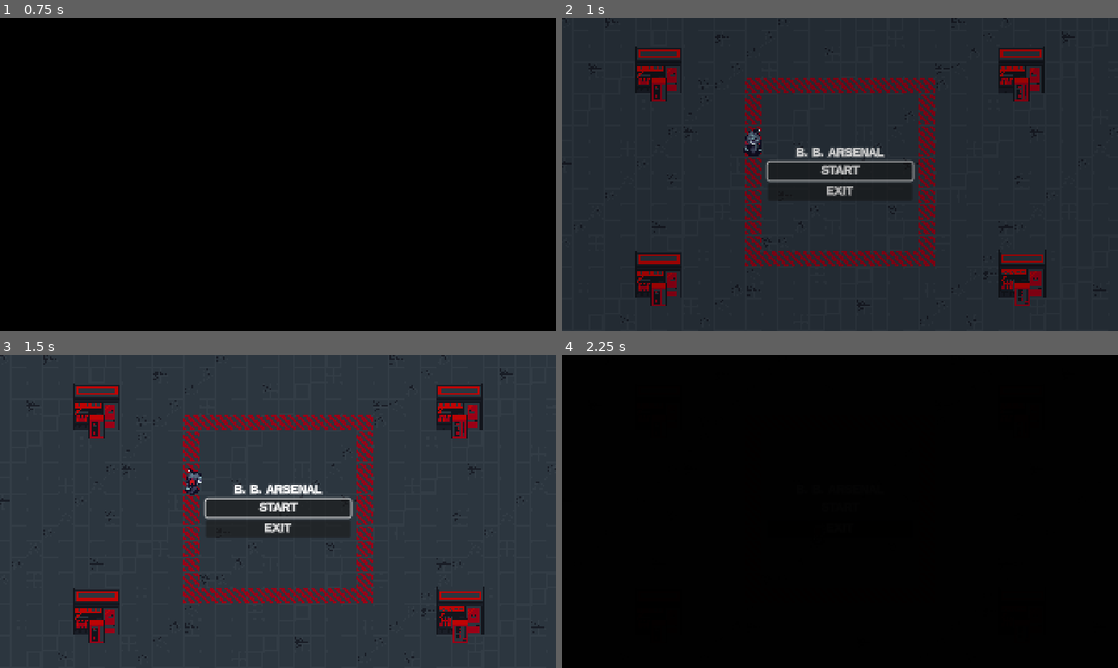
Above: before the commit, frames 1-4 (two rows, left to right).
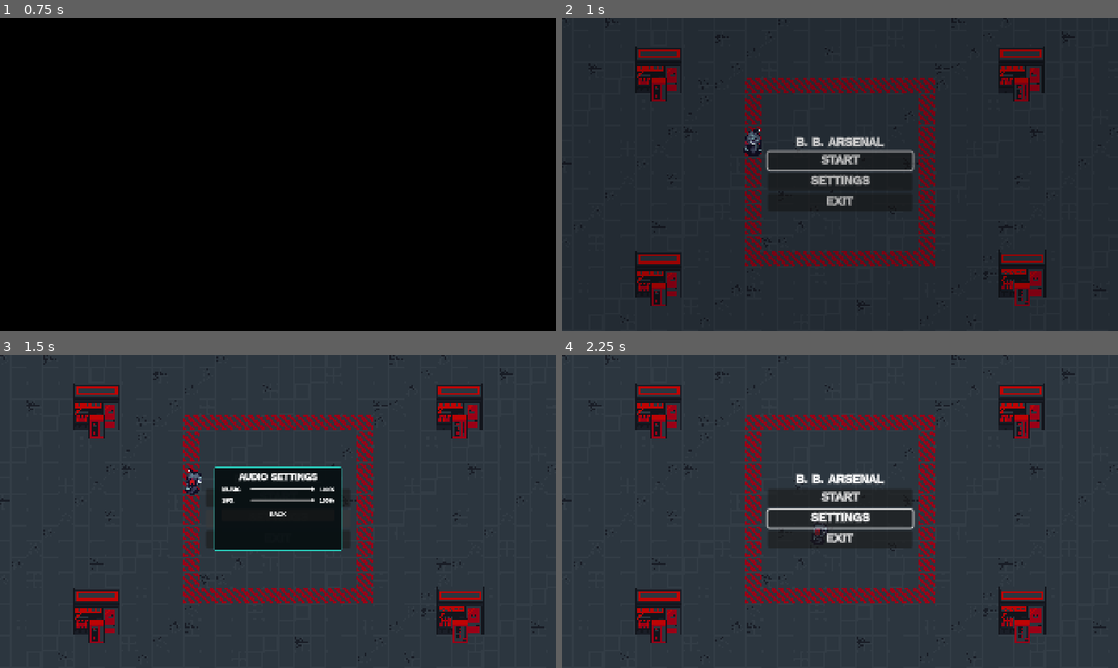
Above: after the commit, the same moments.

Repository: Oncomito/BBArsenal
Game: Godot game, scene res://scenes/ui/splash.tscn
The game is run twice, just before and just after one commit, with the same random seed, the same clock (stepped at 60 frames per second) and the same inputs.
Inputs (mouse positions are in pixels of both pictures, inside the frame that each line leads up to):
- Up to frame 1 (0.75 s): tap Enter (kb_enter) at 0.5 s; move the mouse to (400, 158) at 0.52 s; hold D (player_right) from 0.53 s (still down); hold Space (player_dash) from 0.53 s (still down); click (400, 158) at 0.67 s
- Up to frame 2 (1 s): keep holding D (player_right); keep holding Space (player_dash); tap F (player_parry) at 0.8 s
- Up to frame 3 (1.5 s): release D (player_right) at 1.25 s; release Space (player_dash) at 1.25 s; click (278, 517) at 1.25 s, where only the run after the commit has a clickable "settings"
- Up to frame 4 (2.25 s): click (840, 514) at 2 s, where only the run after the commit has a clickable "BACK"

Frame 1 is identical in both runs. In frame 2, 2.4% of the frame differs, in the area x 36-64%, y 37-60%; in frame 3, 4.6%; in frame 4, 100%, in the area x 0-100%, y 0-100%.

Commit message:
adding settings ui, nerfing mecha fireball damage

Diff:
--- a/scenes/enemies/mecha.gd
+++ b/scenes/enemies/mecha.gd
@@ -215,12 +215,13 @@
 func _shoot_at_player() -> void:
 	if not is_instance_valid(player):
 		return
+	AudioManager.play_sfx("fireball")
 	ProjectileManager.spawn_projectile(
 		"fireball",
 		{
 			"spawn_point": global_position + Vector2(0.0, -192),
 			"target": player,
-			"damage": 10.0,
+			"damage": 2.5,
 			"scale": Vector2(4, 4),
 			"speed": 1000.0,
 			"lifetime": 2.5
--- a/scenes/enemies/mecha.tscn
+++ b/scenes/enemies/mecha.tscn
@@ -61,7 +61,7 @@
 }]
 
 [sub_resource type="RectangleShape2D" id="RectangleShape2D_fvs4a"]
-size = Vector2(58.79188, 50.364258)
+size = Vector2(17.89318, 46.777885)
 
 [sub_resource type="CircleShape2D" id="CircleShape2D_3qjkr"]
 radius = 40.3907
@@ -83,7 +83,7 @@
 frame_progress = 0.6293927
 
 [node name="CollisionShape2D" type="CollisionShape2D" parent="." unique_id=695283538]
-position = Vector2(2.5151305, -116)
+position = Vector2(-3.5000043, -36)
 rotation = -1.5707964
 scale = Vector2(3.9121046, 3.9121046)
 shape = SubResource("RectangleShape2D_fvs4a")
--- a/scenes/player/player.gd
+++ b/scenes/player/player.gd
@@ -28,7 +28,7 @@
 @export var max_energy: float = 100.0
 @export var dash_energy_cost: float = 20.0
 @export var dash_cooldown: float = 0.2
-@export var energy_regen_rate: float = 5.0
+@export var energy_regen_rate: float = 10.0
 @export var energy_regen_delay: float = 1.0
 @export var energy_exhausted_regen_delay: float = 1.5
 @export_range(0.1, 1.0, 0.05) var exhausted_speed_multiplier: float = 0.5
@@ -66,7 +66,7 @@
 var is_shield_active: bool = false
 var is_transitioning: bool = false
 var _dash_hit_enemies: Array = []
-var is_charging: bool = false
+var _locked_animation: String = ""
 
 var _shake_intensity: float = 0.0
 var _shake_timer: float = 0.0
@@ -307,7 +307,7 @@
 			get_viewport().set_input_as_handled()
 			_toggle_shield()
 	elif event.is_action_pressed("player_parry"):
-		if not is_dead and not get_tree().paused and not is_attacking and not is_shield_active and parry_cooldown_timer <= 0.0:
+		if not is_dead and not get_tree().paused and not is_attacking and not is_shield_active and not is_dashing and _locked_animation.is_empty() and parry_cooldown_timer <= 0.0:
 			get_viewport().set_input_as_handled()
 			_perform_parry()
 
@@ -317,8 +317,8 @@
 	_invulnerability_timer = maxf(_invulnerability_timer, parry_invulnerability_duration)
 	parry_cooldown_timer = parry_cooldown
 	parry_timer.start(0.1)
-	_play_animation("parry_" + facing_direction)
 	_check_parry()
+	_play_locked_animation("parry_" + facing_direction)
 
 func _check_parry() -> void:
 	for proj in get_tree().get_nodes_in_group("projectile"):
@@ -326,7 +326,6 @@
 			if global_position.distance_to(proj.global_position) <= 140.0:
 				proj.parry(self)
 				_update_facing_direction_to_object((proj as Node2D).global_position)
-				_play_animation("parry_" + facing_direction)
 				AudioManager.play_sfx("ting", 2.0, -8.0)
 				_on_successful_parry(proj.global_position)
 				return
@@ -352,7 +351,7 @@
 	if input_direction != Vector2.ZERO:
 		if not locked:
 			velocity = velocity.move_toward(input_direction * target_max_speed, acceleration * delta)
-			if not is_dashing or is_charging:
+			if _locked_animation.is_empty() and not is_dashing:
 				_update_facing_direction(input_direction)
 			if is_dashing:
 				_play_animation("run_" + facing_direction)
@@ -361,15 +360,13 @@
 	else:
 		if not locked:
 			velocity = velocity.move_toward(Vector2.ZERO, friction * delta)
-			if is_charging:
-				return
 			if is_dashing:
 				_play_animation("run_" + facing_direction)
 			elif not is_attacking:
 				_play_animation("idle_" + facing_direction)
 
 func can_dash() -> bool:
-	return dash_cooldown_timer <= 0.0 and energy > 0.0
+	return dash_cooldown_timer <= 0.0 and energy > 0.0 and not is_attacking and _locked_animation.is_empty()
 
 func _perform_dash(input_direction: Vector2) -> void:
 	if floor(energy / dash_energy_cost) < 1:
@@ -379,7 +376,6 @@
 		_deactivate_shield()
 
 	dash_cooldown_timer = dash_cooldown
-
 	energy = maxf(energy - dash_energy_cost, 0.0)
 
 	if energy <= 0.0:
@@ -396,7 +392,6 @@
 	_invulnerability_timer = maxf(_invulnerability_timer, dash_invulnerability_duration)
 	_dash_hit_enemies.clear()
 	dash_timer.start(0.16)
-
 	speed = normal_speed * dash_speed_multiplier
 
 	var dash_dir := input_direction
@@ -406,10 +401,8 @@
 		_update_facing_direction(dash_dir)
 
 	velocity = dash_dir * speed
-
 	flash_white(0.12)
-	is_charging = true
-	animated_sprite.play("charge_" + facing_direction)
+	_play_locked_animation("charge_" + facing_direction)
 
 func _get_current_move_speed() -> float:
 	if is_dashing:
@@ -507,6 +500,8 @@
 	is_dashing = false
 	speed = _get_current_move_speed()
 	acceleration = base_acceleration
+	if _locked_animation.begins_with("charge_"):
+		_locked_animation = ""
 	if not is_attacking and not is_transitioning:
 		var input_direction := Input.get_vector("player_left", "player_right", "player_up", "player_down")
 		if input_direction != Vector2.ZERO:
@@ -515,8 +510,14 @@
 			_play_animation("idle_" + facing_direction)
 
 func _play_animation(anim_name: String) -> void:
+	if not _locked_animation.is_empty():
+		return
 	if animated_sprite.animation != anim_name:
 		animated_sprite.play(anim_name)
+
+func _play_locked_animation(anim_name: String) -> void:
+	_locked_animation = anim_name
+	animated_sprite.play(anim_name)
 
 func get_dash_count() -> int:
 	if dash_energy_cost <= 0.0 or energy <= 0.0:
@@ -545,6 +546,7 @@
 	_invulnerability_timer = 0.0
 	is_dashing = false
 	is_attacking = false
+	_locked_animation = ""
 
 	velocity = Vector2.ZERO
 	if dash_timer:
@@ -610,6 +612,7 @@
 	_invulnerability_timer = 0.0
 	is_dashing = false
 	is_attacking = false
+	_locked_animation = ""
 	velocity = Vector2.ZERO
 	if dash_timer:
 		dash_timer.stop()
@@ -643,4 +646,16 @@
 
 
 func _on_animated_sprite_2d_animation_finished() -> void:
-	pass # Replace with function body.
+	if _locked_animation.is_empty() or animated_sprite.animation != _locked_animation:
+		return
+
+	_locked_animation = ""
+
+	if is_dead or is_transitioning or is_attacking:
+		return
+
+	var input_direction := Input.get_vector("player_left", "player_right", "player_up", "player_down")
+	if is_dashing or input_direction != Vector2.ZERO:
+		_play_animation("run_" + facing_direction)
+	else:
+		_play_animation("idle_" + facing_direction)
--- a/scenes/player/player.tscn
+++ b/scenes/player/player.tscn
@@ -258,19 +258,19 @@
 "speed": 8.0
 }, {
 "frames": [{
-"duration": 1.0,
+"duration": 1.2,
 "texture": ExtResource("21_fvjb1")
 }, {
-"duration": 1.0,
+"duration": 1.2,
 "texture": ExtResource("22_bysbl")
 }, {
-"duration": 1.0,
+"duration": 1.2,
 "texture": ExtResource("23_2wy34")
 }, {
-"duration": 1.0,
+"duration": 1.2,
 "texture": ExtResource("24_ymths")
 }, {
-"duration": 1.0,
+"duration": 1.2,
 "texture": ExtResource("25_3p0jd")
 }],
 "loop": 0,
@@ -278,19 +278,19 @@
 "speed": 10.0
 }, {
 "frames": [{
-"duration": 1.0,
+"duration": 1.2,
 "texture": ExtResource("26_7nf13")
 }, {
-"duration": 1.0,
+"duration": 1.2,
 "texture": ExtResource("27_0y4ya")
 }, {
-"duration": 1.0,
+"duration": 1.2,
 "texture": ExtResource("28_s050l")
 }, {
-"duration": 1.0,
+"duration": 1.2,
 "texture": ExtResource("29_4sw5w")
 }, {
-"duration": 1.0,
+"duration": 1.2,
 "texture": ExtResource("30_s4k4a")
 }],
 "loop": 0,
@@ -298,19 +298,19 @@
 "speed": 10.0
 }, {
 "frames": [{
-"duration": 1.0,
+"duration": 1.2,
 "texture": ExtResource("31_vkc6f")
 }, {
-"duration": 1.0,
+"duration": 1.2,
 "texture": ExtResource("32_21yht")
 }, {
-"duration": 1.0,
+"duration": 1.2,
 "texture": ExtResource("33_trum3")
 }, {
-"duration": 1.0,
+"duration": 1.2,
 "texture": ExtResource("34_4b1ex")
 }, {
-"duration": 1.0,
+"duration": 1.2,
 "texture": ExtResource("35_v8cnd")
 }],
 "loop": 0,
@@ -318,19 +318,19 @@
 "speed": 10.0
 }, {
 "frames": [{
-"duration": 1.0,
+"duration": 1.2,
 "texture": ExtResource("36_wuxn4")
 }, {
-"duration": 1.0,
+"duration": 1.2,
 "texture": ExtResource("37_46q5t")
 }, {
-"duration": 1.0,
+"duration": 1.2,
 "texture": ExtResource("38_5miun")
 }, {
-"duration": 1.0,
+"duration": 1.2,
 "texture": ExtResource("39_7u1tp")
 }, {
-"duration": 1.0,
+"duration": 1.2,
 "texture": ExtResource("40_pq1ih")
 }],
 "loop": 0,
@@ -482,8 +482,8 @@
 radius = 11.81794
 
 [sub_resource type="CapsuleShape2D" id="CapsuleShape2D_1mmru"]
-radius = 22.0
-height = 92.0
+radius = 34.0
+height = 108.0
 
 [node name="Player" type="CharacterBody2D" unique_id=1797968289 groups=["player"]]
 collision_mask = 6
@@ -499,9 +499,9 @@
 position = Vector2(1, -60)
 scale = Vector2(4, 4)
 sprite_frames = SubResource("SpriteFrames_player")
-animation = &"charge_left"
+animation = &"parry_up"
 autoplay = "idle_down"
-frame = 5
+frame = 4
 frame_progress = 1.0
 
 [node name="CollisionShape2D" type="CollisionShape2D" parent="." unique_id=966692073]
--- a/scenes/projectiles/projectile.gd
+++ b/scenes/projectiles/projectile.gd
@@ -62,10 +62,6 @@
 					parry(player)
 					return
 
-			if dist < 30.0:
-				Gamemanager.take_damage(damage)
-				_explode()
-				return
 	else:
 		for enemy in get_tree().get_nodes_in_group("enemy"):
 			if is_instance_valid(enemy) and not enemy.is_queued_for_deletion():
@@ -78,11 +74,7 @@
 		return
 	if not is_parried:
 		if body.is_in_group("player"):
-			if body.get("is_attacking"):
-				parry(body)
-				return
-			Gamemanager.take_damage(damage)
-			_explode()
+			return
 		elif body is TileMapLayer or body is StaticBody2D:
 			_explode()
 	else:
@@ -102,6 +94,15 @@
 				area.call("bounce_projectile", self)
 			else:
 				parry(area.get("player_ref"))
+			return
+		if area.name == "Hurtbox" or area.is_in_group("player_hurtbox"):
+			var player := area.get_parent() as Node2D
+			if is_instance_valid(player) and player.is_in_group("player"):
+				if player.get("is_attacking"):
+					parry(player)
+				else:
+					Gamemanager.take_damage(damage)
+					_explode()
 			return
 		if area.name == "Hitbox" or area.is_in_group("player_hitbox"):
 			var player := area.get_parent()
--- a/scenes/spawner/spawner.gd
+++ b/scenes/spawner/spawner.gd
@@ -6,7 +6,7 @@
 @export var enemy_scenes: Array[PackedScene] = [
 	preload("res://scenes/enemies/mecha.tscn")
 ]
-@export var max_enemies: int = 4
+@export var max_enemies: int = 2
 @export var min_player_distance: float = 250.0
 @export var base_enemies_per_level: int = 4
 @export var enemies_increase_per_level: int = 2
--- a/scenes/ui/hud.gd
+++ b/scenes/ui/hud.gd
@@ -2,8 +2,8 @@
 
 const PAUSE_MENU_SCENE := preload("res://scenes/ui/pause_menu.tscn")
 
-@onready var health_bar: ProgressBar = $health
-@onready var energy_bar: ProgressBar = $energy
+@onready var health_bar: ProgressBar = %health
+@onready var energy_bar: ProgressBar = $Panel/energy
 @onready var pause_button: Button = $Button
 @onready var levels_label: Label = get_node_or_null("levels")
 @onready var enemy_label: Label = get_node_or_null("levels/levels")
--- a/scenes/ui/hud.tscn
+++ b/scenes/ui/hud.tscn
@@ -10,12 +10,14 @@
 font = ExtResource("2_136eg")
 font_size = 24
 
-[sub_resource type="StyleBoxFlat" id="StyleBoxFlat_energy_bg"]
+[sub_resource type="StyleBoxFlat" id="StyleBoxFlat_136eg"]
 bg_color = Color(0.2, 0.16, 0.04, 0.85)
 corner_radius_top_left = 4
 corner_radius_top_right = 4
 corner_radius_bottom_right = 4
 corner_radius_bottom_left = 4
+
+[sub_resource type="StyleBoxEmpty" id="StyleBoxEmpty_vn0dp"]
 
 [sub_resource type="StyleBoxFlat" id="StyleBoxFlat_energy_fill"]
 bg_color = Color(0.95, 0.8, 0.1, 1)
@@ -23,6 +25,13 @@
 corner_radius_top_right = 4
 corner_radius_bottom_right = 4
 corner_radius_bottom_left = 4
+
+[sub_resource type="StyleBoxFlat" id="StyleBoxFlat_hwttb"]
+bg_color = Color(1, 1, 1, 0.88235295)
+corner_radius_top_left = 2
+corner_radius_top_right = 2
+corner_radius_bottom_right = 2
+corner_radius_bottom_left = 2
 
 [sub_resource type="StyleBoxFlat" id="StyleBoxFlat_health_bg"]
 bg_color = Color(0.18, 0.05, 0.05, 0.85)
@@ -73,19 +82,55 @@
 label_settings = SubResource("LabelSettings_1itfa")
 horizontal_alignment = 1
 
-[node name="energy" type="ProgressBar" parent="." unique_id=931576718]
+[node name="Panel" type="Panel" parent="." unique_id=773153633]
 layout_mode = 0
-offset_left = 46.5
+offset_left = 48.0
 offset_top = 1024.0
-offset_right = 521.0
-offset_bottom = 1046.5001
+offset_right = 522.0
+offset_bottom = 1047.0
+theme_override_styles/panel = SubResource("StyleBoxFlat_136eg")
+
+[node name="energy" type="ProgressBar" parent="Panel" unique_id=931576718]
+layout_mode = 0
+offset_left = -0.5
+offset_right = 474.0
+offset_bottom = 23.0
 mouse_filter = 2
-theme_override_styles/background = SubResource("StyleBoxFlat_energy_bg")
+theme_override_styles/background = SubResource("StyleBoxEmpty_vn0dp")
 theme_override_styles/fill = SubResource("StyleBoxFlat_energy_fill")
 value = 100.0
 show_percentage = false
 
+[node name="mark-1" type="Panel" parent="Panel" unique_id=311453294]
+layout_mode = 0
+offset_left = 373.0
+offset_right = 380.0
+offset_bottom = 23.0
+theme_override_styles/panel = SubResource("StyleBoxFlat_hwttb")
+
+[node name="mark-2" type="Panel" parent="Panel" unique_id=42256685]
+layout_mode = 0
+offset_left = 278.0
+offset_right = 285.0
+offset_bottom = 23.0
+theme_override_styles/panel = SubResource("StyleBoxFlat_hwttb")
+
+[node name="mark-3" type="Panel" parent="Panel" unique_id=453851376]
+layout_mode = 0
+offset_left = 183.0
+offset_right = 190.0
+offset_bottom = 23.0
+theme_override_styles/panel = SubResource("StyleBoxFlat_hwttb")
+
+[node name="mark-4" type="Panel" parent="Panel" unique_id=253173910]
+layout_mode = 0
+offset_left = 88.0
+offset_right = 95.0
+offset_bottom = 23.0
+theme_override_styles/panel = SubResource("StyleBoxFlat_hwttb")
+
 [node name="health" type="ProgressBar" parent="." unique_id=648273595]
+unique_name_in_owner = true
 layout_mode = 0
 offset_left = 48.0
 offset_top = 975.0
--- a/scenes/ui/main_menu_ui.gd
+++ b/scenes/ui/main_menu_ui.gd
@@ -1,6 +1,7 @@
 extends Control
 
 const CHOOSE_GAMEPLAY_SCENE: String = "res://scenes/ui/select_level.tscn"
+const SETTINGS_SCENE := preload("res://scenes/ui/settings.tscn")
 
 @onready var start_button: Button = $VBoxContainer/Start
 
@@ -27,6 +28,10 @@
 
 func _on_settings_pressed() -> void:
 	AudioManager.play_sfx("click")
+	if not get_node_or_null("Settings"):
+		var settings := SETTINGS_SCENE.instantiate()
+		settings.call("set_return_focus", $VBoxContainer/Settings)
+		add_child(settings)
 
 func _on_exit_pressed() -> void:
 	AudioManager.play_sfx("click")
--- a/scenes/ui/main_menu_ui.tscn
+++ b/scenes/ui/main_menu_ui.tscn
@@ -54,10 +54,16 @@
 theme_override_fonts/font = SubResource("FontVariation_jcdy3")
 text = "Start"
 
+[node name="Settings" type="Button" parent="VBoxContainer"]
+layout_mode = 2
+theme_override_fonts/font = ExtResource("2_b8bkt")
+text = "settings"
+
 [node name="Exit" type="Button" parent="VBoxContainer" unique_id=260376871]
 layout_mode = 2
 theme_override_fonts/font = ExtResource("2_b8bkt")
 text = "exit"
 
 [connection signal="pressed" from="VBoxContainer/Start" to="." method="_on_start_pressed"]
+[connection signal="pressed" from="VBoxContainer/Settings" to="." method="_on_settings_pressed"]
 [connection signal="pressed" from="VBoxContainer/Exit" to="." method="_on_exit_pressed"]
--- a/scenes/ui/pause_menu.gd
+++ b/scenes/ui/pause_menu.gd
@@ -1,6 +1,7 @@
 extends Control
 
 const main_menu_scene: String = "res://scenes/levels/main_menu.tscn"
+const SETTINGS_SCENE := preload("res://scenes/ui/settings.tscn")
 
 @onready var continue_button: Button = $VBoxContainer/Continue
 
@@ -43,7 +44,10 @@
 
 func _on_settings_pressed() -> void:
 	AudioManager.play_sfx("click")
-	print("settings button pressed")
+	if not get_node_or_null("Settings"):
+		var settings := SETTINGS_SCENE.instantiate()
+		settings.call("set_return_focus", $VBoxContainer/Settings)
+		add_child(settings)
 
 func _on_main_menu_pressed() -> void:
 	AudioManager.play_sfx("click")
--- a/scenes/ui/pause_menu.tscn
+++ b/scenes/ui/pause_menu.tscn
@@ -45,10 +45,16 @@
 theme_override_fonts/font = SubResource("FontVariation_6tw0m")
 text = "Continue"
 
+[node name="Settings" type="Button" parent="VBoxContainer"]
+layout_mode = 2
+theme_override_fonts/font = ExtResource("1_rxvc7")
+text = "settings"
+
 [node name="MainMenu" type="Button" parent="VBoxContainer" unique_id=176293138]
 layout_mode = 2
 theme_override_fonts/font = ExtResource("1_rxvc7")
 text = "main menu"
 
 [connection signal="pressed" from="VBoxContainer/Continue" to="." method="_on_continue_pressed"]
+[connection signal="pressed" from="VBoxContainer/Settings" to="." method="_on_settings_pressed"]
 [connection signal="pressed" from="VBoxContainer/MainMenu" to="." method="_on_main_menu_pressed"]
--- /dev/null
+++ b/scenes/ui/settings.gd
@@ -0,0 +1,50 @@
+extends Control
+
+@onready var music_slider: HSlider = $Center/Panel/Content/MusicRow/MusicSlider
+@onready var music_value: Label = $Center/Panel/Content/MusicRow/MusicValue
+@onready var sfx_slider: HSlider = $Center/Panel/Content/SfxRow/SfxSlider
+@onready var sfx_value: Label = $Center/Panel/Content/SfxRow/SfxValue
+
+var return_focus: Control
+
+func _ready() -> void:
+	process_mode = Node.PROCESS_MODE_ALWAYS
+	music_slider.focus_mode = Control.FOCUS_ALL
+	sfx_slider.focus_mode = Control.FOCUS_ALL
+	var back_button: Button = $Center/Panel/Content/Back
+	music_slider.focus_neighbor_bottom = music_slider.get_path_to(sfx_slider)
+	sfx_slider.focus_neighbor_top = sfx_slider.get_path_to(music_slider)
+	sfx_slider.focus_neighbor_bottom = sfx_slider.get_path_to(back_button)
+	back_button.focus_neighbor_top = back_button.get_path_to(sfx_slider)
+	music_slider.value = AudioManager.music_volume
+	sfx_slider.value = AudioManager.sfx_volume
+	_update_value_labels()
+	music_slider.grab_focus()
+
+func _on_music_slider_value_changed(value: float) -> void:
+	AudioManager.set_music_volume(value)
+	_update_value_labels()
+
+func _on_sfx_slider_value_changed(value: float) -> void:
+	AudioManager.set_sfx_volume(value)
+	_update_value_labels()
+
+func _update_value_labels() -> void:
+	music_value.text = "%d%%" % roundi(music_slider.value * 100.0)
+	sfx_value.text = "%d%%" % roundi(sfx_slider.value * 100.0)
+
+func _on_back_pressed() -> void:
+	_close()
+
+func set_return_focus(control: Control) -> void:
+	return_focus = control
+
+func _close() -> void:
+	queue_free()
+	if is_instance_valid(return_focus):
+		return_focus.call_deferred("grab_focus")
+
+func _unhandled_input(event: InputEvent) -> void:
+	if event.is_action_pressed("ui_cancel") or event.is_action_pressed("kb_cancel") or event.is_action_pressed("joystick_cancel"):
+		get_viewport().set_input_as_handled()
+		_close()
--- /dev/null
+++ b/scenes/ui/settings.tscn
@@ -0,0 +1,128 @@
+[gd_scene load_steps=4 format=3]
+
+[ext_resource type="Script" path="res://scenes/ui/settings.gd" id="1_script"]
+[ext_resource type="FontFile" uid="uid://rj7dwdgpy2oc" path="res://assets/fonts/Sandra.ttf" id="2_font"]
+
+[sub_resource type="StyleBoxFlat" id="StyleBoxFlat_panel"]
+bg_color = Color(0.035, 0.065, 0.075, 0.98)
+border_color = Color(0.16, 0.78, 0.72, 1)
+border_width_left = 2
+border_width_top = 2
+border_width_right = 2
+border_width_bottom = 2
+corner_radius_top_left = 6
+corner_radius_top_right = 6
+corner_radius_bottom_right = 6
+corner_radius_bottom_left = 6
+content_margin_left = 32.0
+content_margin_top = 24.0
+content_margin_right = 32.0
+content_margin_bottom = 24.0
+
+[node name="Settings" type="Control"]
+process_mode = 3
+anchors_preset = 15
+anchor_right = 1.0
+anchor_bottom = 1.0
+grow_horizontal = 2
+grow_vertical = 2
+script = ExtResource("1_script")
+
+[node name="Overlay" type="ColorRect" parent="."]
+layout_mode = 1
+anchors_preset = 15
+anchor_right = 1.0
+anchor_bottom = 1.0
+grow_horizontal = 2
+grow_vertical = 2
+mouse_filter = 1
+color = Color(0.008, 0.014, 0.019, 0.78)
+
+[node name="Center" type="CenterContainer" parent="."]
+layout_mode = 1
+anchors_preset = 15
+anchor_right = 1.0
+anchor_bottom = 1.0
+grow_horizontal = 2
+grow_vertical = 2
+
+[node name="Panel" type="PanelContainer" parent="Center"]
+custom_minimum_size = Vector2(520, 340)
+layout_mode = 2
+theme_override_styles/panel = SubResource("StyleBoxFlat_panel")
+
+[node name="Content" type="VBoxContainer" parent="Center/Panel"]
+layout_mode = 2
+theme_override_constants/separation = 20
+
+[node name="Title" type="Label" parent="Center/Panel/Content"]
+layout_mode = 2
+theme_override_fonts/font = ExtResource("2_font")
+theme_override_font_sizes/font_size = 38
+text = "AUDIO SETTINGS"
+horizontal_alignment = 1
+
+[node name="MusicRow" type="HBoxContainer" parent="Center/Panel/Content"]
+layout_mode = 2
+theme_override_constants/separation = 16
+alignment = 1
+
+[node name="MusicLabel" type="Label" parent="Center/Panel/Content/MusicRow"]
+custom_minimum_size = Vector2(100, 0)
+layout_mode = 2
+theme_override_fonts/font = ExtResource("2_font")
+theme_override_font_sizes/font_size = 24
+text = "MUSIC"
+
+[node name="MusicSlider" type="HSlider" parent="Center/Panel/Content/MusicRow"]
+layout_mode = 2
+size_flags_horizontal = 3
+min_value = 0.0
+max_value = 1.0
+step = 0.01
+
+[node name="MusicValue" type="Label" parent="Center/Panel/Content/MusicRow"]
+custom_minimum_size = Vector2(64, 0)
+layout_mode = 2
+theme_override_fonts/font = ExtResource("2_font")
+theme_override_font_sizes/font_size = 22
+text = "100%"
+horizontal_alignment = 2
+
+[node name="SfxRow" type="HBoxContainer" parent="Center/Panel/Content"]
+layout_mode = 2
+theme_override_constants/separation = 16
+alignment = 1
+
+[node name="SfxLabel" type="Label" parent="Center/Panel/Content/SfxRow"]
+custom_minimum_size = Vector2(100, 0)
+layout_mode = 2
+theme_override_fonts/font = ExtResource("2_font")
+theme_override_font_sizes/font_size = 24
+text = "SFX"
+
+[node name="SfxSlider" type="HSlider" parent="Center/Panel/Content/SfxRow"]
+layout_mode = 2
+size_flags_horizontal = 3
+min_value = 0.0
+max_value = 1.0
+step = 0.01
+
+[node name="SfxValue" type="Label" parent="Center/Panel/Content/SfxRow"]
+custom_minimum_size = Vector2(64, 0)
+layout_mode = 2
+theme_override_fonts/font = ExtResource("2_font")
+theme_override_font_sizes/font_size = 22
+text = "100%"
+horizontal_alignment = 2
+
+[node name="Back" type="Button" parent="Center/Panel/Content"]
+custom_minimum_size = Vector2(0, 48)
+layout_mode = 2
+theme_override_fonts/font = ExtResource("2_font")
+theme_override_font_sizes/font_size = 24
+text = "BACK"
+
+[connection signal="value_changed" from="Center/Panel/Content/MusicRow/MusicSlider" to="." method="_on_music_slider_value_changed"]
+[connection signal="value_changed" from="Center/Panel/Content/SfxRow/SfxSlider" to="." method="_on_sfx_slider_value_changed"]
+[connection signal="pressed" from="Center/Panel/Content/Back" to="." method="_on_back_pressed"]
--- a/scripts/autoload/audio_manager.gd
+++ b/scripts/autoload/audio_manager.gd
@@ -1,4 +1,6 @@
 extends Node
+
+const SETTINGS_PATH := "user://audio_settings.cfg"
 
 var sounds = {
 	"fireball": preload("res://assets/sound/floraphonic-fireball-whoosh-1-179125.mp3"),
@@ -16,10 +18,14 @@
 var bgm_player: AudioStreamPlayer
 var current_track: String = ""
 var current_volume: float = 0.0
+var current_volume_offset: float = 0.0
+var music_volume: float = 1.0
+var sfx_volume: float = 1.0
 var music_tween: Tween
 
 func _ready() -> void:
 	process_mode = Node.PROCESS_MODE_ALWAYS
+	_load_audio_settings()
 
 	bgm_player = AudioStreamPlayer.new()
 	bgm_player.process_mode = Node.PROCESS_MODE_ALWAYS
@@ -40,7 +46,8 @@
 		return
 
 	current_track = track_name
-	current_volume = volume_db
+	current_volume_offset = volume_db
+	current_volume = _volume_to_db(music_volume) + current_volume_offset
 
 	var stream = music_tracks[track_name]
 
@@ -85,11 +92,43 @@
 	player.process_mode = Node.PROCESS_MODE_ALWAYS
 	player.stream = sounds[sound_name]
 	player.pitch_scale = pitch
-	player.volume_db = volume_db
+	player.volume_db = _volume_to_db(sfx_volume) + volume_db
 
 	add_child(player)
 	player.finished.connect(player.queue_free)
 	player.play()
+
+func set_music_volume(value: float) -> void:
+	music_volume = clampf(value, 0.0, 1.0)
+	current_volume = _volume_to_db(music_volume) + current_volume_offset
+	if music_tween:
+		music_tween.kill()
+	if bgm_player:
+		bgm_player.volume_db = current_volume
+	_save_audio_settings()
+
+func set_sfx_volume(value: float) -> void:
+	sfx_volume = clampf(value, 0.0, 1.0)
+	_save_audio_settings()
+
+func _volume_to_db(value: float) -> float:
+	return linear_to_db(value) if value > 0.0 else -80.0
+
+func _load_audio_settings() -> void:
+	var config := ConfigFile.new()
+	if config.load(SETTINGS_PATH) != OK:
+		return
+	music_volume = clampf(float(config.get_value("audio", "music_volume", music_volume)), 0.0, 1.0)
+	sfx_volume = clampf(float(config.get_value("audio", "sfx_volume", sfx_volume)), 0.0, 1.0)
+	current_volume = _volume_to_db(music_volume)
+
+func _save_audio_settings() -> void:
+	var config := ConfigFile.new()
+	config.set_value("audio", "music_volume", music_volume)
+	config.set_value("audio", "sfx_volume", sfx_volume)
+	var error := config.save(SETTINGS_PATH)
+	if error != OK:
+		push_warning("Could not save audio settings: %s" % error_string(error))
 
 func fade_out(duration: float = 1.0) -> void:
 	if music_tween:
Not shown, added: scenes/ui/settings.gd.uid
